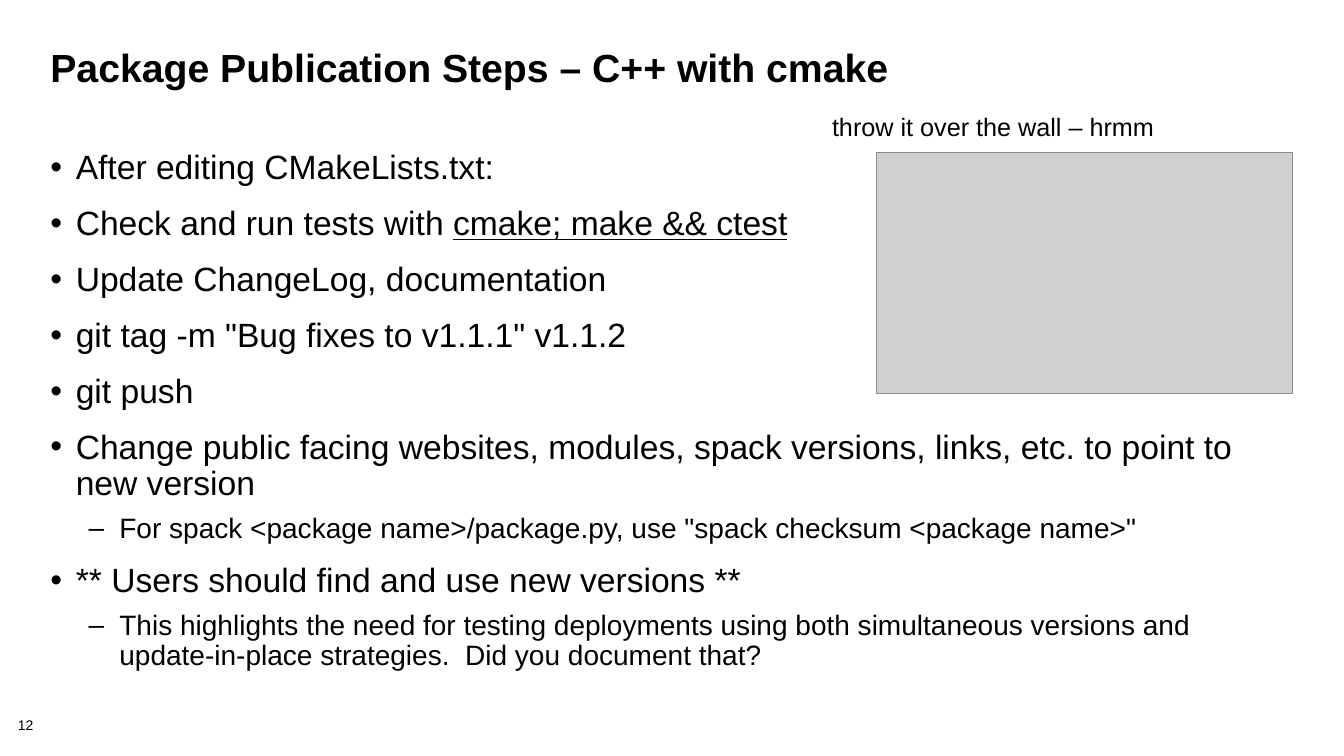
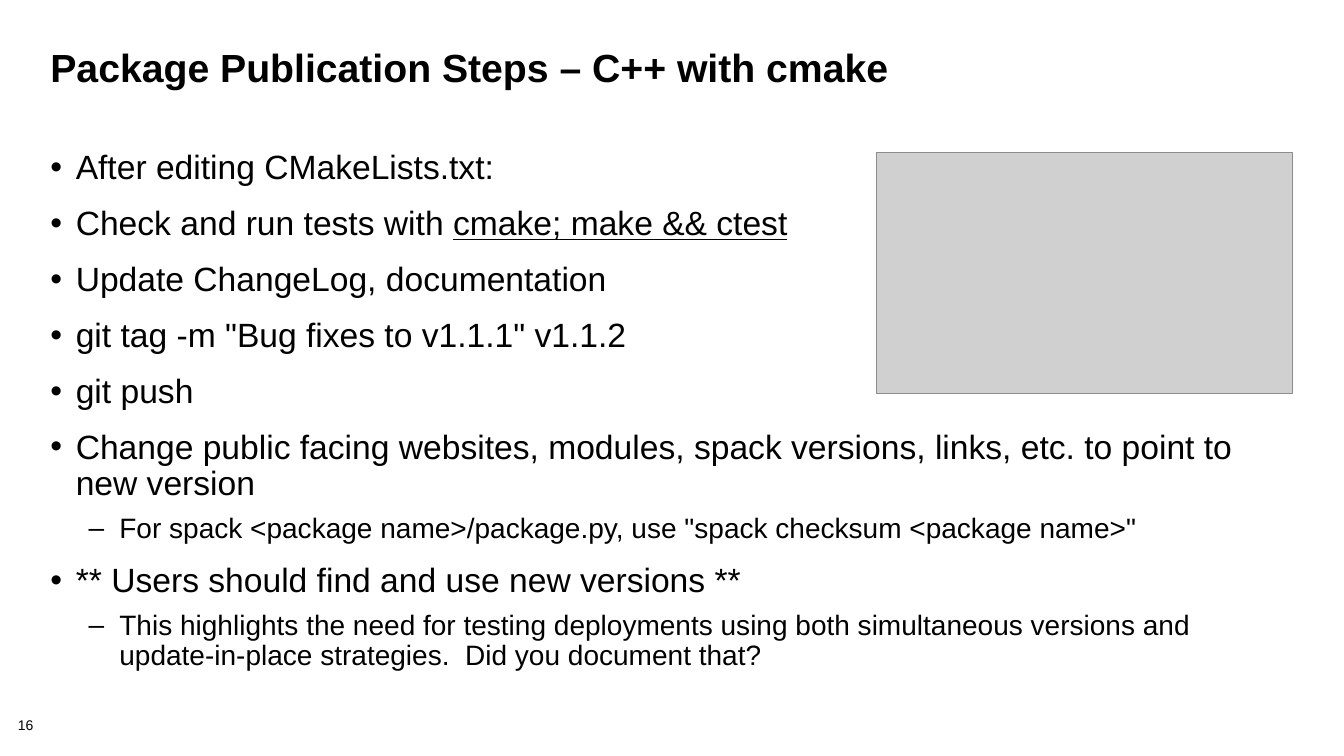
Before and after one commit to bssw-tutorial/presentations, a slide deck: slide 16 of packaging-short.pptx (slide 12 before the commit). Drawn at 1344x756 pixels with LibreOffice and Linux fonts; fonts in the diff are those of the drawing; grey boxes stand for pictures; background and template pictures are left out. Boxes give left, top, right and bottom in pixels: in the first picture for what was removed or moved away, otherwise in the second. Text is boxed around its words. In the diff, an @@ line names an element or a change of style, - is before the commit and + after.

```diff
--- a/packaging-short.pptx
+++ b/packaging-short.pptx
@@ text removed at [832,117,1154,137] @@
-throw it over the wall – hrmm
@@ page number at [18,720,34,730]: text changed @@
-12
+16
```
Also in this commit, not shown: 4 other slides changed, 4 slides added, 1 slide removed.
